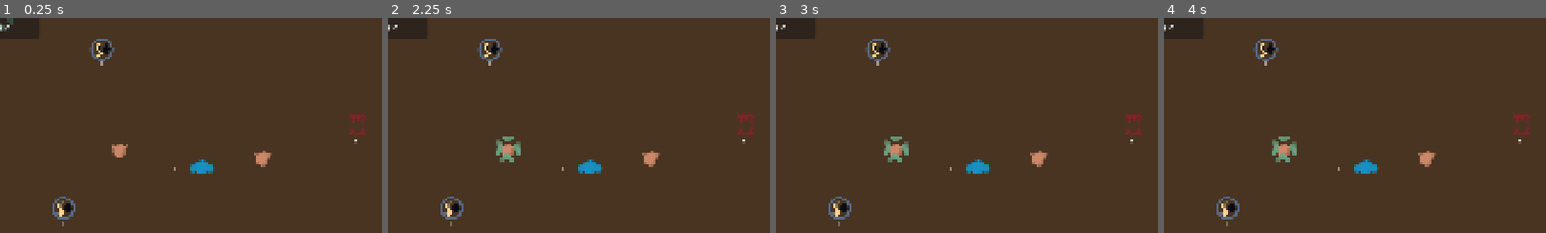
Above: before the commit, frames 1-4 (left to right).
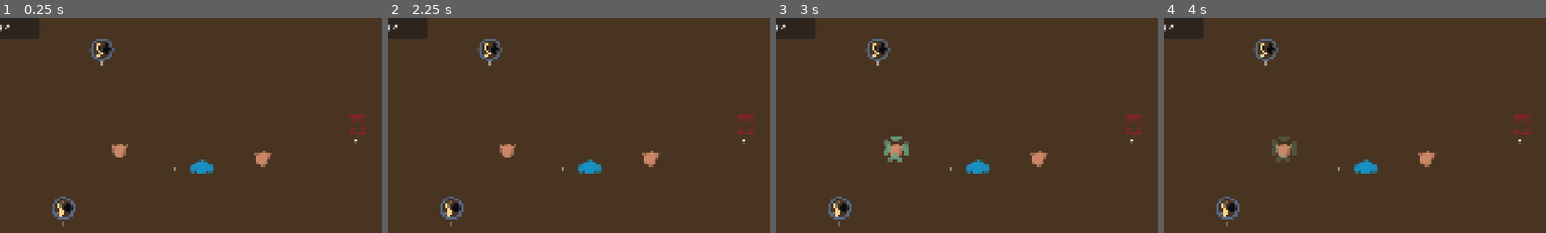
Above: after the commit, the same moments.

Repository: gp-it-be/chory
Game: Godot game, scene res://main/game.tscn
Two runs of this game, one before a commit and one after it. Both use one fixed random seed, a clock stepped at 60 frames per second and the inputs below.
Inputs (mouse positions are % of the whole screen's width and height, from its top left):
- Up to frame 1 (0.25 s): no input
- Up to frame 2 (2.25 s): tap Enter at 0.5, 2 s; move the mouse to (72, 45) at 0.52 s; hold C (abort_worker_task) 0.53-1.28 s; tap Space at 1.25 s; move the mouse to (30, 55) at 1.27 s; click (30, 55) at 1.35 s; move the mouse to (60, 28) at 2.02 s; hold Tab (select_next_worker) from 2.03 s (still down)
- Up to frame 3 (3 s): move the mouse to (45, 70) at 2.77 s; release Tab (select_next_worker) at 2.78 s; tap C (abort_worker_task) at 2.85 s
- Up to frame 4 (4 s): tap Space at 3.5 s; move the mouse to (80, 65) at 3.52 s; press the mouse at (80, 65) at 3.53 s
The pictures show only the part of the screen within x 0-50%, y 0-50%; the shares and areas given below are measured in that part.

The runs differ from the first frame. In frame 1, less than 0.1% of the frame differs, in the area x 0-4%, y 0-7%; in frame 2, 0.4%, in the area x 28-35%, y 55-68%; in frame 3, less than 0.1%; in frame 4, 0.3%.

Commit message:
fancier line when connecting task

Diff:
--- a/factory.gd
+++ /dev/null
@@ -1 +0,0 @@
-extends Node2D
--- /dev/null
+++ b/factory/blink.gdshader
@@ -0,0 +1,14 @@
+shader_type canvas_item;
+
+void vertex() {
+	// Called for every vertex the material is visible on.
+}
+
+void fragment() {
+	COLOR.a = min(COLOR.a, sin(TIME*7.0));
+}
+
+//void light() {
+//	// Called for every pixel for every light affecting the CanvasItem.
+//	// Uncomment to replace the default light processing function with this one.
+//}
--- a/factory_controller.gd
+++ b/factory/controllers/factory_controller.gd
@@ -1,15 +1,18 @@
 class_name FactoryController extends Node2D
 
-signal task_execution_requested(task: Human.MoveTask)
-@onready var task_line: Line2D = $TaskLine
+
 static var _instance : FactoryController
 var _containers : Array = []
 var _worker_controller: Workers
+var _sad_task_line: Line2D
+var _happy_task_line: Line2D
 
 
 func _ready():
 	_instance = self
 	_instance._worker_controller = $WorkerController
+	_instance._happy_task_line = $HappyTaskLine
+	_instance._sad_task_line = $SadTaskLine
 
 var _dragging := false
 var _start_container:
@@ -24,7 +27,6 @@
 
 var _end_container:
 	set(value):
-		#print(_end_container,"and",  value, " are equal? ", _end_container != value)
 		if _end_container != value: _end_container_updating(_end_container, value)
 		_end_container = value
 
@@ -42,7 +44,6 @@
 
 	if event.is_action_released("click"):
 		_dragging = false
-
 		if _start_container and _find_start_nearby(event.global_position) ==_start_container:
 			assert(_start_container.has_method("select"), "should probably only allow selecting selectables")
 			_start_container.select()
@@ -83,17 +84,23 @@
 		assert(_start_container != null)
 		var from = _start_container.global_position
 		var to = new
-		_update_line(from, to)
+		_update_line(from, to, _end_container != null)
 	else:
 		_clear_line()
 
 func _clear_line():
-	task_line.clear_points()
+	_sad_task_line.hide()
+	_happy_task_line.hide()
 
-func _update_line(from: Vector2, to: Vector2):
-	task_line.clear_points()
-	task_line.add_point(from)
-	task_line.add_point(to)
+func _update_line(from: Vector2, to: Vector2, is_snapped: bool):
+	_sad_task_line.visible = !is_snapped
+	_happy_task_line.visible = is_snapped
+
+	var current_line = _happy_task_line if is_snapped else _sad_task_line
+
+	current_line.clear_points()
+	current_line.add_point(from)
+	current_line.add_point(to)
 
 static func register_container(object):
 	_instance._containers.append(object)
--- a/workers_controller.gd
+++ b/factory/controllers/workers_controller.gd
@@ -5,6 +5,9 @@
 var _selected_worker = null
 
 @onready var selection_marker: Node2D = $Selection
+
+func _ready():
+	selection_marker.show()
 
 func register_worker(worker: Human) -> void:
 	_workers.append(worker)
--- a/factory.tscn
+++ b/factory/factory.tscn
@@ -1,17 +1,24 @@
 [gd_scene format=3 uid="uid://dgetbp07ibgk4"]
 
-[ext_resource type="Script" uid="uid://c3ptkgqng3bhe" path="res://factory.gd" id="1_qjjrk"]
+[ext_resource type="Script" uid="uid://hdyy2gmlhry7" path="res://factory/controllers/factory_controller.gd" id="1_bsidf"]
 [ext_resource type="PackedScene" uid="uid://bnrkjkqq2r07e" path="res://items/containers/salepoint/salepoint.tscn" id="2_br4io"]
 [ext_resource type="PackedScene" uid="uid://djpn06iha3lsn" path="res://items/containers/bin/bin.tscn" id="2_keyo3"]
+[ext_resource type="Shader" uid="uid://mluc7jc5alef" path="res://factory/line_move.gdshader" id="2_qqron"]
 [ext_resource type="PackedScene" uid="uid://be0fwocc67ek1" path="res://machines/processor/processor.tscn" id="2_y1mhp"]
+[ext_resource type="Texture2D" uid="uid://cy88fenjegl6v" path="res://factory/line.png" id="3_67ti3"]
 [ext_resource type="PackedScene" uid="uid://c6wc31vacw71o" path="res://items/containers/buypoint/buypoint.tscn" id="3_br4io"]
 [ext_resource type="PackedScene" uid="uid://c3nei1h8al2ba" path="res://workers/human/human.tscn" id="3_y1mhp"]
-[ext_resource type="Script" uid="uid://dr7g0gkj3jhdt" path="res://workers_controller.gd" id="6_h5ffw"]
-[ext_resource type="Texture2D" uid="uid://du72lytjcqdl7" path="res://selection.png" id="7_5iljq"]
-[ext_resource type="Script" uid="uid://ds8kjgnnpvxnm" path="res://factory_controller.gd" id="9_nb4f5"]
+[ext_resource type="Shader" uid="uid://cfgxmb6ufdak1" path="res://factory/blink.gdshader" id="4_tsdvb"]
+[ext_resource type="Script" uid="uid://dr7g0gkj3jhdt" path="res://factory/controllers/workers_controller.gd" id="6_h5ffw"]
+[ext_resource type="Texture2D" uid="uid://du72lytjcqdl7" path="res://factory/selection.png" id="7_5iljq"]
+
+[sub_resource type="ShaderMaterial" id="ShaderMaterial_67ti3"]
+shader = ExtResource("2_qqron")
+
+[sub_resource type="ShaderMaterial" id="ShaderMaterial_vnvhg"]
+shader = ExtResource("4_tsdvb")
 
 [node name="Factory" type="Node2D" unique_id=329804466]
-script = ExtResource("1_qjjrk")
 
 [node name="Floor" type="Node2D" parent="." unique_id=2015018603]
 
@@ -23,19 +30,29 @@
 mouse_filter = 1
 color = Color(0.28494582, 0.2046169, 0.1330407, 1)
 
-[node name="Controller" type="Node2D" parent="." unique_id=1605500241]
-script = ExtResource("9_nb4f5")
+[node name="FactoryController" type="Node2D" parent="." unique_id=1605500241]
+script = ExtResource("1_bsidf")
 
-[node name="WorkerController" type="Node2D" parent="Controller" unique_id=1776649459]
+[node name="SadTaskLine" type="Line2D" parent="FactoryController" unique_id=1036842692]
+position = Vector2(-1, 0)
+default_color = Color(0.4471208, 0.47713977, 0.48089617, 1)
+
+[node name="HappyTaskLine" type="Line2D" parent="FactoryController" unique_id=773090145]
+texture_repeat = 2
+material = SubResource("ShaderMaterial_67ti3")
+texture = ExtResource("3_67ti3")
+texture_mode = 1
+
+[node name="WorkerController" type="Node2D" parent="FactoryController" unique_id=1776649459]
+position = Vector2(-98, -88)
 script = ExtResource("6_h5ffw")
 
-[node name="Selection" type="Node2D" parent="Controller/WorkerController" unique_id=76209110]
+[node name="Selection" type="Node2D" parent="FactoryController/WorkerController" unique_id=76209110]
+visible = false
 
-[node name="Selection2" type="Sprite2D" parent="Controller/WorkerController/Selection" unique_id=1693518090]
+[node name="Visual" type="Sprite2D" parent="FactoryController/WorkerController/Selection" unique_id=1693518090]
+material = SubResource("ShaderMaterial_vnvhg")
 texture = ExtResource("7_5iljq")
-
-[node name="TaskLine" type="Line2D" parent="Controller" unique_id=1036842692]
-position = Vector2(-1, 0)
 
 [node name="Objects" type="Node2D" parent="." unique_id=47912914]
 
--- /dev/null
+++ b/factory/line_move.gdshader
@@ -0,0 +1,14 @@
+shader_type canvas_item;
+
+void vertex() {
+	// Called for every vertex the material is visible on.
+}
+
+void fragment() {
+	COLOR = texture(TEXTURE, UV + vec2(-TIME*8.0, 0.0));
+}
+
+//void light() {
+//	// Called for every pixel for every light affecting the CanvasItem.
+//	// Uncomment to replace the default light processing function with this one.
+//}
--- a/main/game.tscn
+++ b/main/game.tscn
@@ -1,6 +1,6 @@
 [gd_scene format=3 uid="uid://cb8g6r0awxoor"]
 
-[ext_resource type="PackedScene" uid="uid://dgetbp07ibgk4" path="res://factory.tscn" id="1_63c7r"]
+[ext_resource type="PackedScene" uid="uid://dgetbp07ibgk4" path="res://factory/factory.tscn" id="1_63c7r"]
 [ext_resource type="Script" uid="uid://biqe0fvifnp7f" path="res://main/hud.gd" id="2_2fwfh"]
 
 [node name="Main" type="Node2D" unique_id=1220372258]
Not shown, removed: factory.gd.uid
Not shown, added: factory/blink.gdshader.uid
Not shown, added: factory/controllers/factory_controller.gd.uid
Renamed: workers_controller.gd.uid -> factory/controllers/workers_controller.gd.uid
Binary file added: factory/line.png
Not shown, changed: factory/line.png.import
Not shown, added: factory/line_move.gdshader.uid
Renamed: selection.png -> factory/selection.png
Not shown, added: factory/selection.png.import
Not shown, removed: factory_controller.gd.uid
